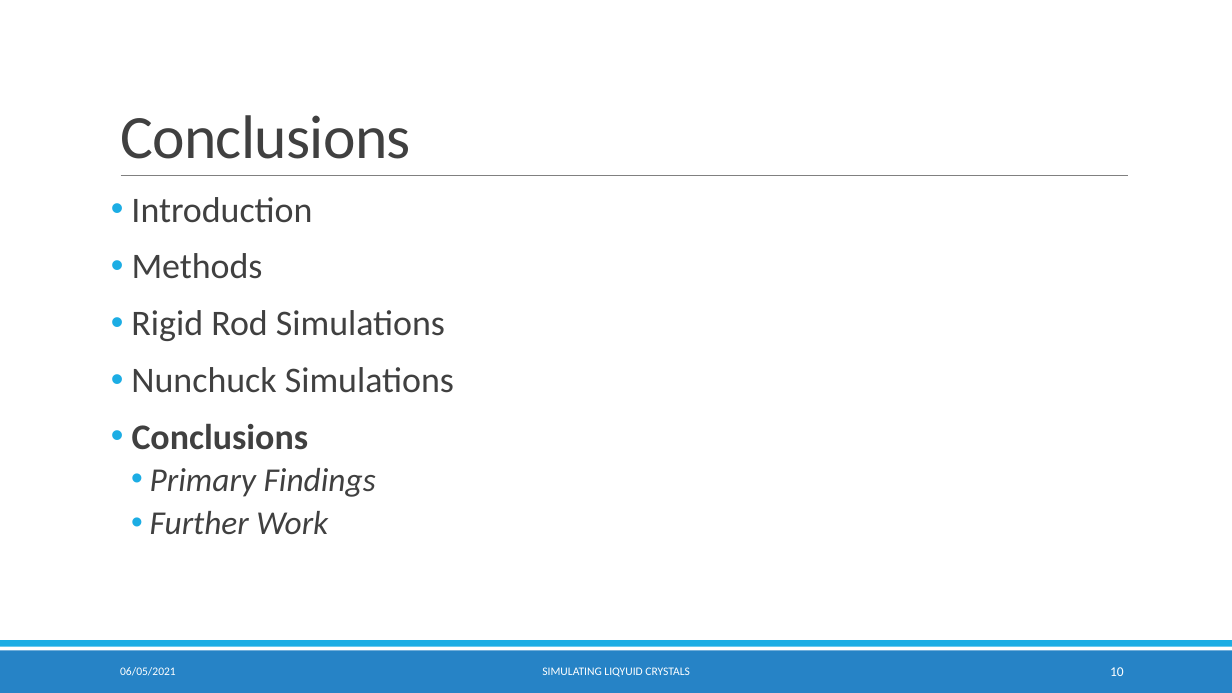
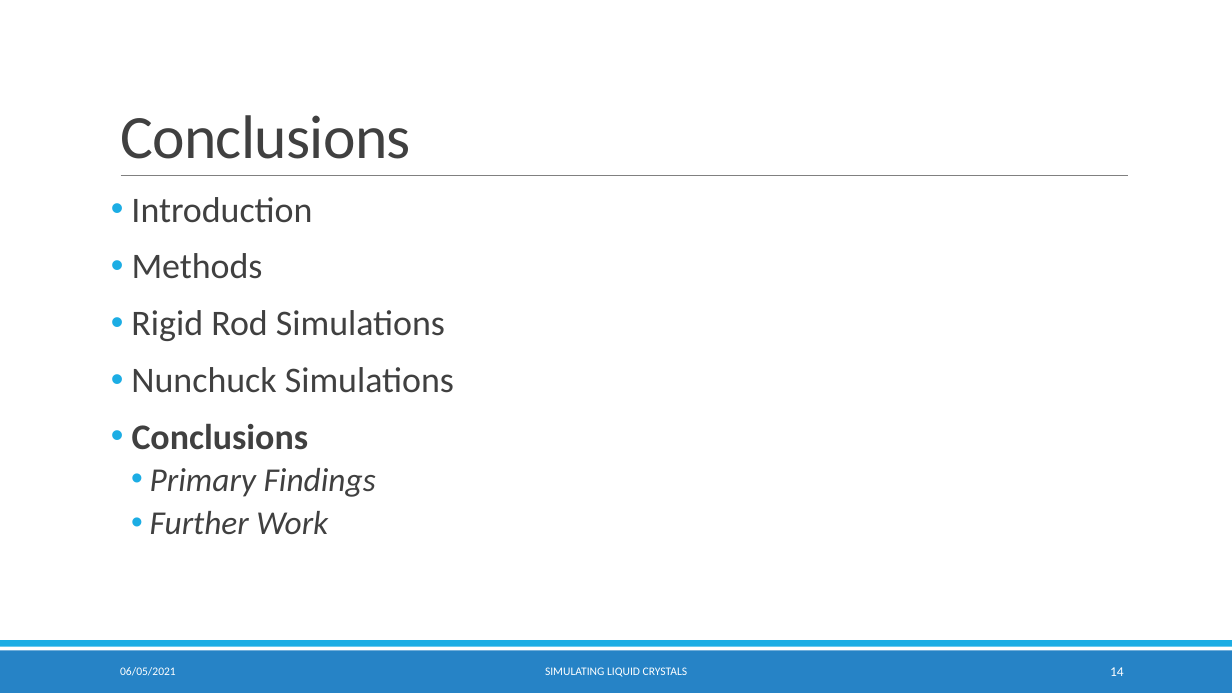
Before and after one commit to KCGallagher/LC_Project, a slide deck: slide 14 of Report/Presentation/Simulating Liquid Crystals.pptx (slide 10 before the commit). Drawn at 1232x693 pixels with LibreOffice and Linux fonts; fonts in the diff are those of the drawing; background and template pictures are left out. Boxes give left, top, right and bottom in pixels: in the first picture for what was removed or moved away, otherwise in the second. Text is boxed around its words. In the diff, an @@ line names an element or a change of style, - is before the commit and + after.

```diff
--- a/Report/Presentation/Simulating Liquid Crystals.pptx
+++ b/Report/Presentation/Simulating Liquid Crystals.pptx
@@ text at bbox=[545, 667, 688, 677]: text changed @@
-SIMULATING LIQYUID CRYSTALS
+SIMULATING LIQUID CRYSTALS
@@ page number at bbox=[1110, 667, 1124, 676]: text changed @@
-10
+14
```
Also in this commit, not shown: 9 other slides changed, 4 slides added, 6 other files.
